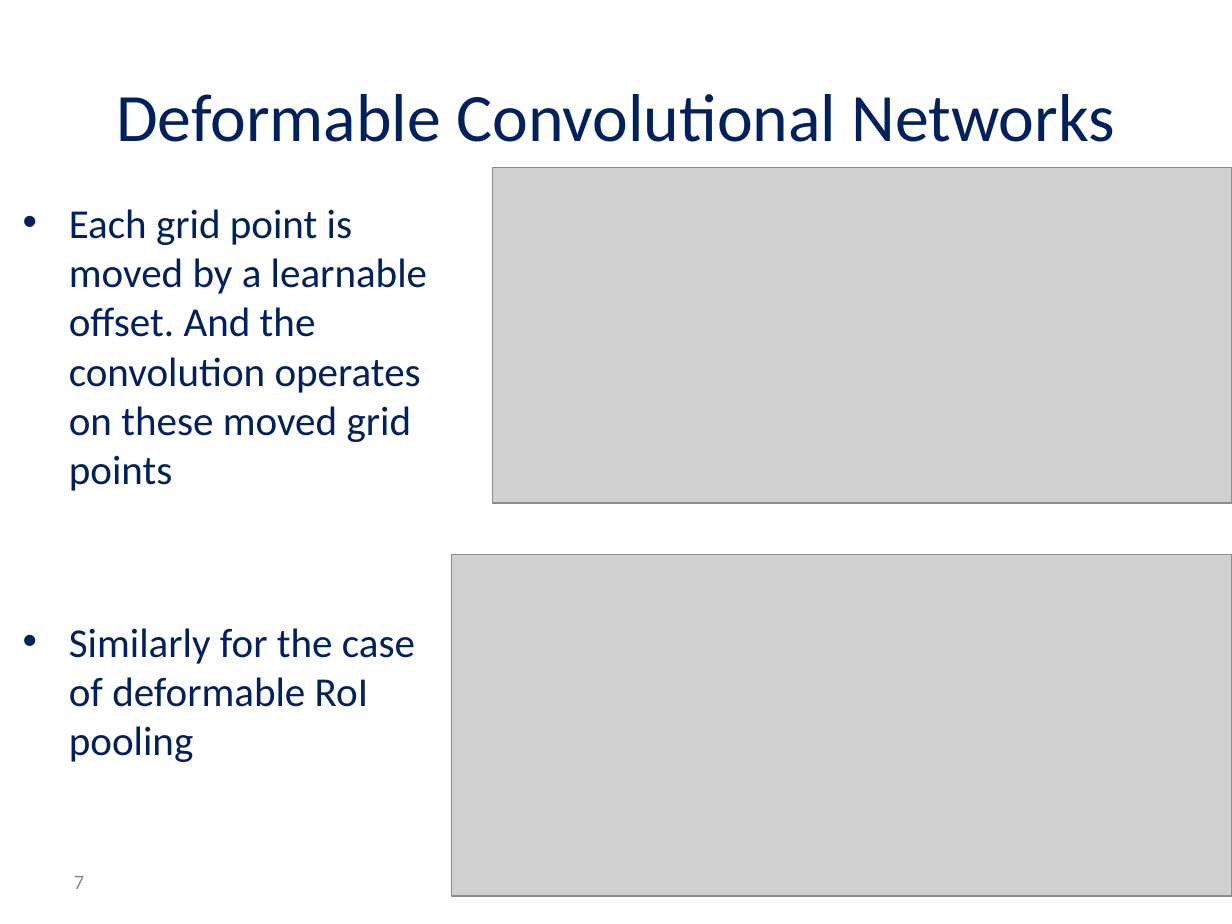
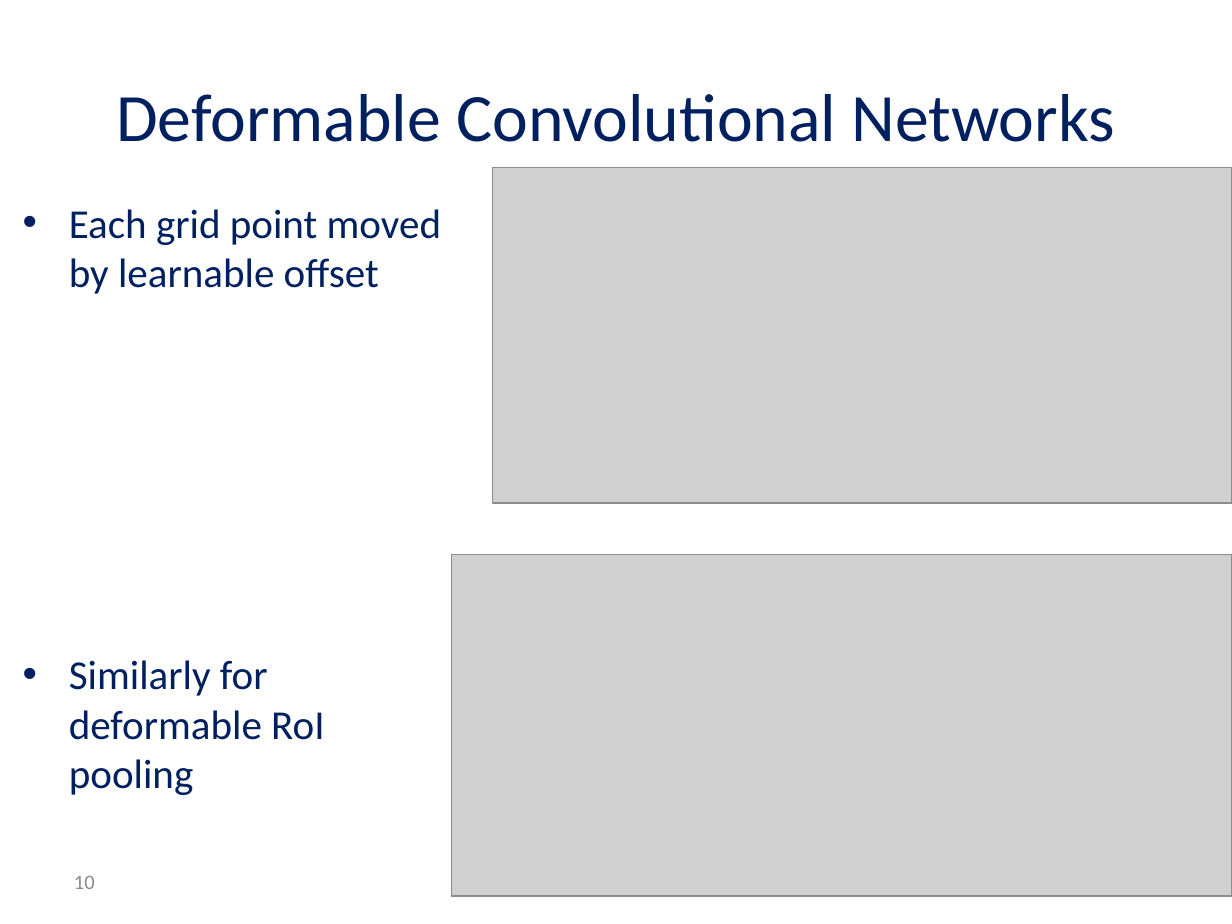
Before and after one commit to andyro2/Pneumonia-Detection-from-Chest-X-Rays-with-Robustness-to-Deformations, a slide deck: slide 10 of MidPresentation_Andy_Or.pptx (slide 7 before the commit). Drawn at 1232x924 pixels with LibreOffice and Linux fonts; fonts in the diff are those of the drawing; grey boxes stand for pictures; background and template pictures are left out. Boxes give left, top, right and bottom in pixels: in the first picture for what was removed or moved away, otherwise in the second. Text is boxed around its words. In the diff, an @@ line names an element or a change of style, - is before the commit and + after.

```diff
--- a/MidPresentation_Andy_Or.pptx
+++ b/MidPresentation_Andy_Or.pptx
@@ text at [69, 209, 441, 795]: text changed @@
-• Each grid point is moved by a learnable offset. And the convolution operates on these moved grid points
-• Similarly for the case of deformable RoI pooling
+• Each grid point moved by learnable offset
+• Similarly for deformable RoI pooling
@@ page number at [74, 876, 95, 889]: text changed @@
-7
+10
```
Also in this commit, not shown: 10 other slides changed, 5 slides added.
